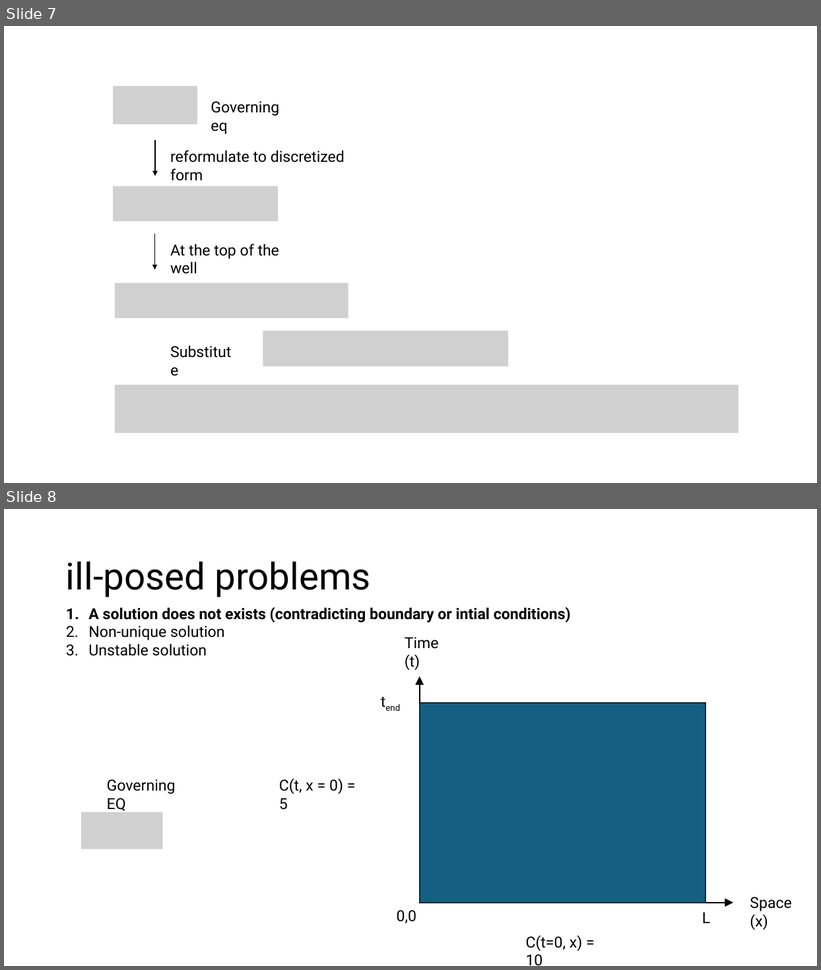
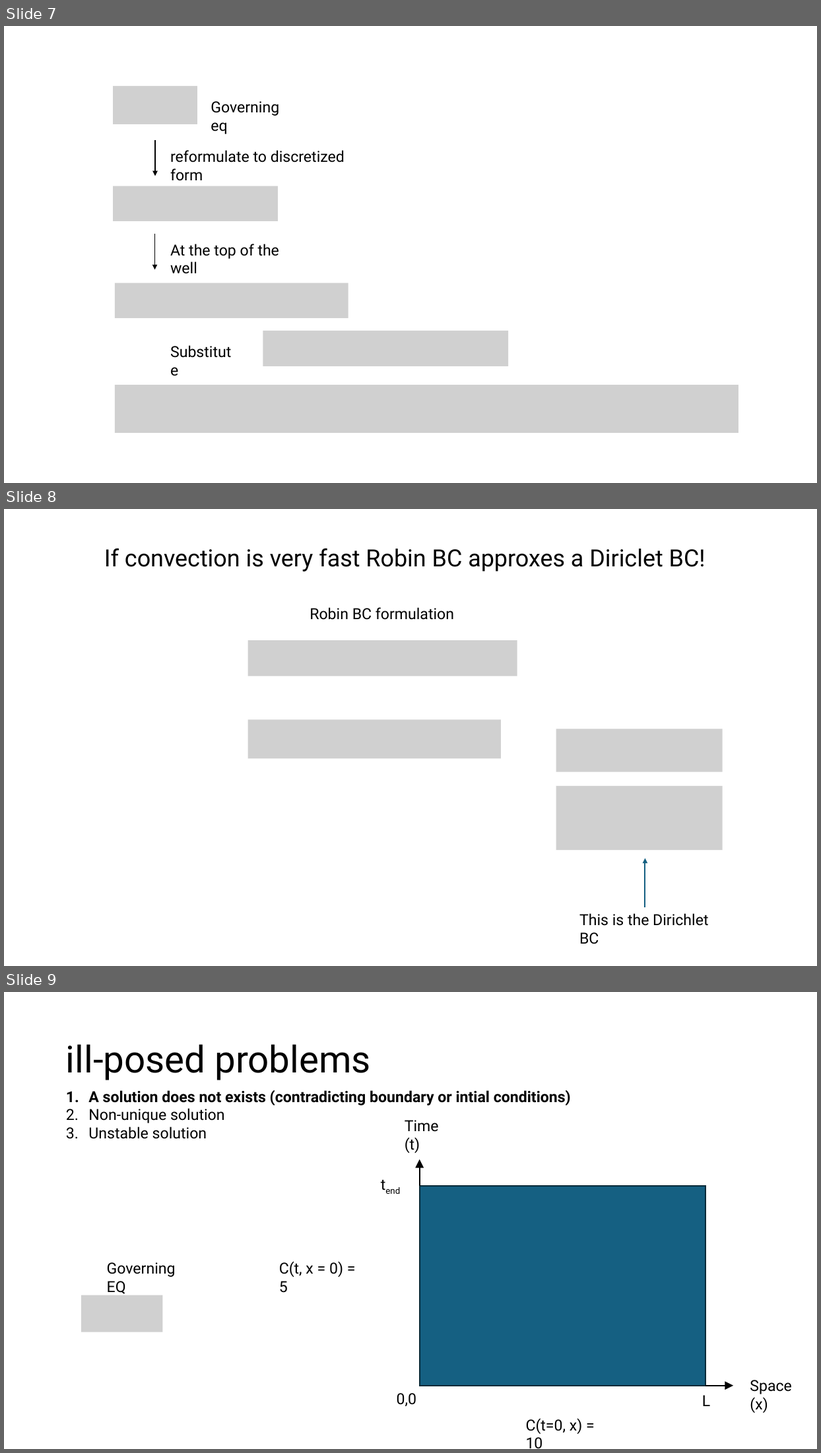
Before and after one commit to AU-BCE-EE/course-modelling-2026, a slide deck: classes/13-05-oct-MOL and BCs/slides/BCs_types.pptx. Shown one above the other, each under a label of ours: slides 7 and 8 before the commit, slides 7, 8 and 9 after it. The pictures are 821x970 and 821x1453 pixels, drawn with LibreOffice and Linux fonts; fonts in the diff are those of the drawing; grey boxes stand for pictures. Boxes give left, top, right and bottom in pixels: in the first picture for what was removed or moved away, otherwise in the second. Text is boxed around its words. In the diff, an @@ line names an element or a change of style, - is before the commit and + after.

Commit message:
update slides

```diff
--- a/classes/13-05-oct-MOL and BCs/slides/BCs_types.pptx
+++ b/classes/13-05-oct-MOL and BCs/slides/BCs_types.pptx
@@ slide 8 added at (4, 509, 817, 966), background #FFFFFF @@
@@ text added at (104, 548, 706, 572), 28 pt, text #000000 @@
+If convection is very fast Robin BC approxes a Diriclet BC!
@@ text added at (310, 607, 454, 620), 18 pt, text #000000 @@
+Robin BC formulation
@@ picture added at (248, 640, 517, 676) @@
@@ picture added at (248, 720, 501, 759) @@
@@ picture added at (556, 729, 723, 772) @@
@@ picture added at (556, 787, 723, 851) @@
@@ arrow added from (645, 908) to (645, 859), #156082 1.5 pt @@
@@ text added at (580, 914, 708, 945), 18 pt, text #000000 @@
+This is the Dirichlet BC
@@ what was slide 8 is now slide 9 @@
```
Also in this commit, not shown: 2 other files.
